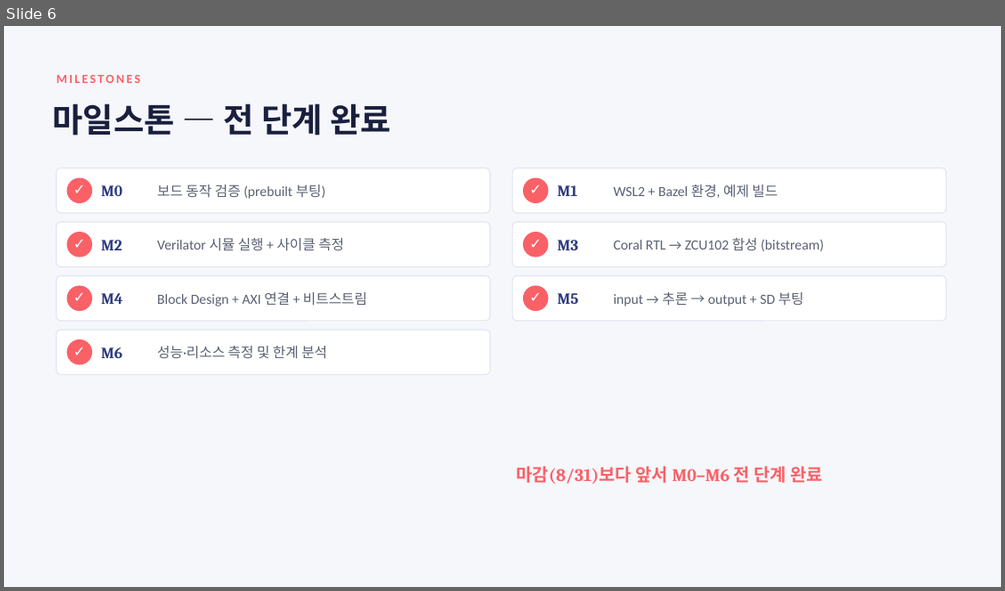
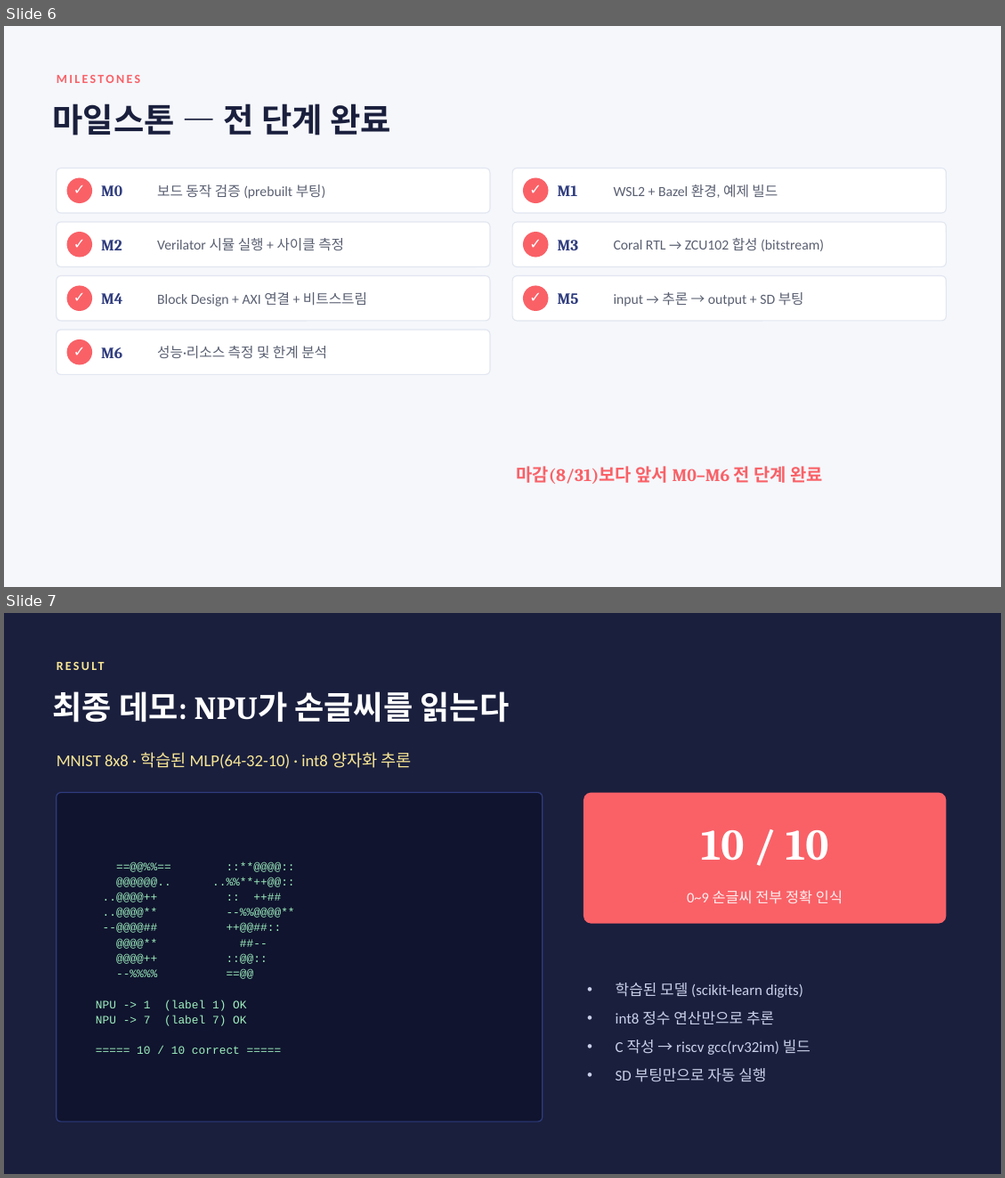
Before and after one commit to yudhxn/zcu102-coralnpu, a slide deck: docs/Coral_NPU_ZCU102.pptx. Shown one above the other, each under a label of ours: slide 6 before the commit, slides 6 and 7 after it. The pictures are 1005x591 and 1005x1178 pixels, drawn with LibreOffice and Linux fonts; fonts in the diff are those of the drawing. Boxes give left, top, right and bottom in pixels: in the first picture for what was removed or moved away, otherwise in the second. Text is boxed around its words. In the diff, an @@ line names an element or a change of style, - is before the commit and + after.

Commit message:
MNIST on NPU: int8 quantization (98% no loss), perf measurement, docs and deck updated

```diff
--- a/docs/Coral_NPU_ZCU102.pptx
+++ b/docs/Coral_NPU_ZCU102.pptx
@@ slide 7 added at (4,613,1001,1174), background #1A1F3D @@
@@ text added at (57,654,505,676), 12 pt, text #F9E795, bold @@
+RESULT
@@ text added at (53,691,510,722), 31 pt, text #FFFFFF, bold @@
+최종 데모: NPU가 손글씨를 읽는다
@@ text added at (57,752,412,769), 16 pt, text #F9E795 @@
+MNIST 8x8 · 학습된 MLP(64-32-10) · int8 양자화 추론
@@ rounded rectangle added at (57,793,542,1121), fill #10142E, outline #2F3C7E 1 pt @@
@@ rounded rectangle added at (583,793,947,924), fill #F96167 @@
@@ text added at (701,830,829,860), 42 pt, text #FFFFFF, bold @@
+10 / 10
@@ text added at (687,890,842,903), 14 pt, text #FFF0F0 @@
+0~9 손글씨 전부 정확 인식
@@ text added at (615,982,810,1082), 14.5 pt, text #C9D0E8 @@
+• 학습된 모델 (scikit-learn digits)
+• int8 정수 연산만으로 추론
+• C 작성 → riscv gcc(rv32im) 빌드
+• SD 부팅만으로 자동 실행
@@ text added at (96,999,246,1054), 11 pt, text #9EF0C0 @@
+==@@%%== ::**@@@@::
+@@@@@@.. ..%%**++@@::
+..@@@@++ :: ++##
+..@@@@** --%%@@@@**
+--@@@@## ++@@##::
+@@@@** ##--
+@@@@++ ::@@::
+--%%%% ==@@
+NPU -> 1 (label 1) OK
+NPU -> 7 (label 7) OK
+===== 10 / 10 correct =====
```
Also in this commit, not shown: 2 slides changed, 1 other slide added, 1 slide removed, 2 other files.
